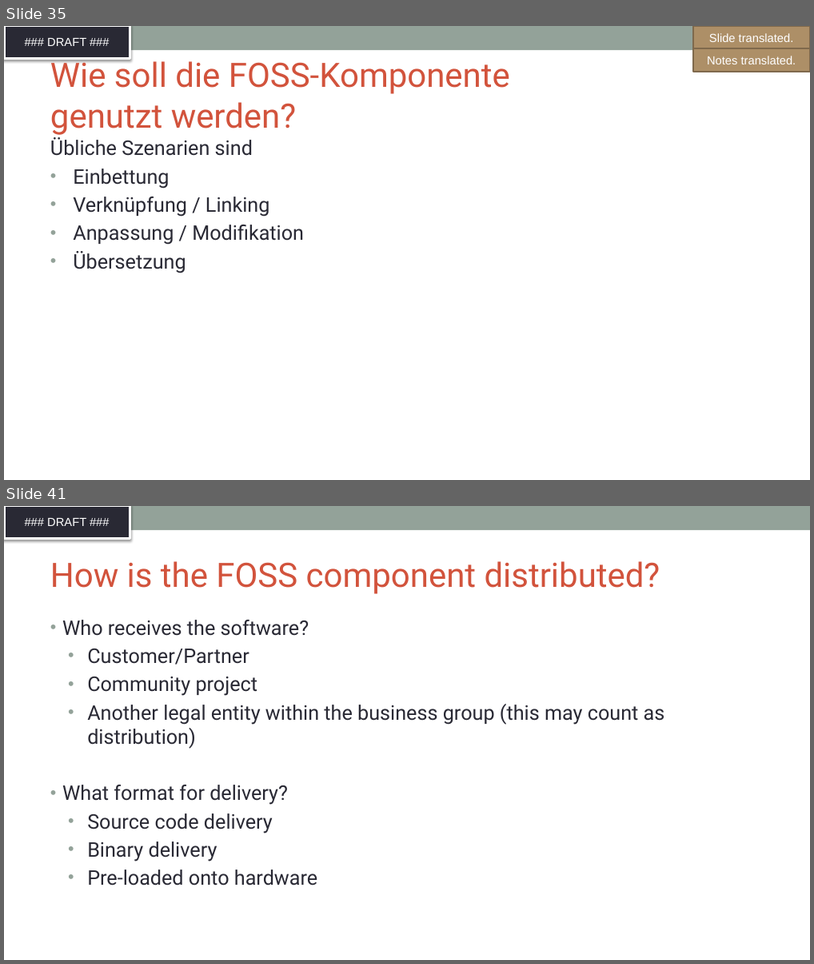
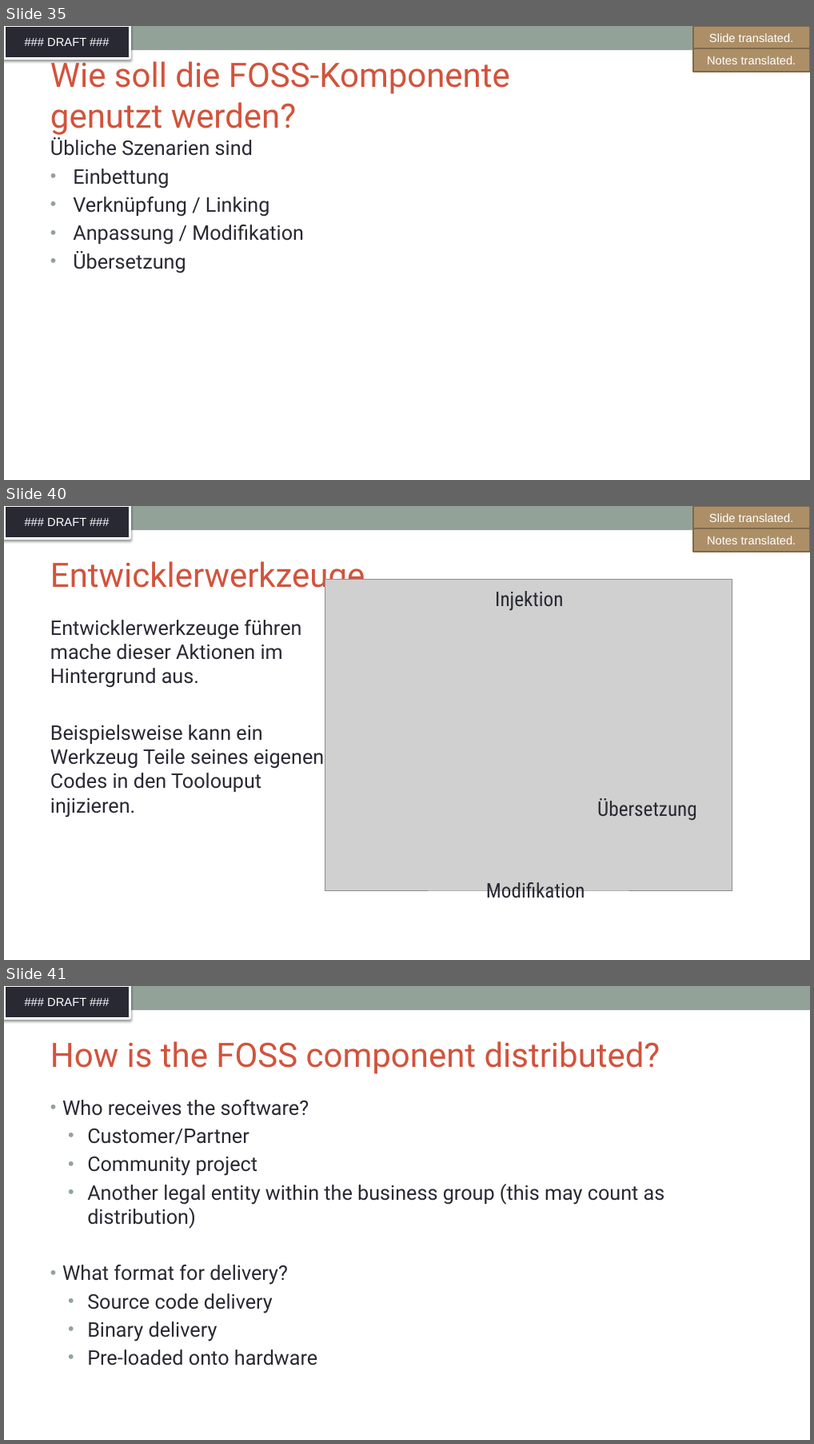
Before and after one commit to SThanheiser/curriculum, a slide deck: translation-DE/slides/DFT_openchain-curriculum-for-1-1_GER.pptx. Shown one above the other, each under a label of ours: slides 35 and 41 before the commit, slides 35, 40 and 41 after it; the slides between them are not shown. The pictures are 814x964 and 814x1444 pixels, drawn with LibreOffice and Linux fonts; fonts in the diff are those of the drawing; grey boxes stand for pictures; background and template pictures are left out. Boxes give left, top, right and bottom in pixels: in the first picture for what was removed or moved away, otherwise in the second. Text is boxed around its words. In the diff, an @@ line names an element or a change of style, - is before the commit and + after.

Commit message:
Translation of slides 32, 36-40

```diff
--- a/translation-DE/slides/DFT_openchain-curriculum-for-1-1_GER.pptx
+++ b/translation-DE/slides/DFT_openchain-curriculum-for-1-1_GER.pptx
@@ slide 40 added at <box>4,506,810,960</box>, background #FFFFFF; not listed: 2 template elements that a slide beside it also shows @@
@@ rectangle added at <box>694,506,810,529</box>, fill #AD8F67, outline #806A4C 2 pt, 14 pt, text #FFFFFF @@
+Slide translated.
@@ rectangle added at <box>694,528,810,552</box>, fill #AD8F67, outline #806A4C 2 pt, 14 pt, text #FFFFFF @@
+Notes translated.
@@ title added at <box>50,561,365,596</box>, 40 pt, text #D2533C @@
+Entwicklerwerkzeuge
@@ picture added at <box>325,579,732,890</box> @@
@@ text added at <box>495,591,563,611</box>, 24 pt, text #292934 @@
+Injektion
@@ text added at <box>50,620,324,817</box>, 24 pt, text #292934 @@
+Entwicklerwerkzeuge führen mache dieser Aktionen im Hintergrund aus.
+Beispielsweise kann ein Werkzeug Teile seines eigenen Codes in den Toolouput injizieren.
@@ text added at <box>598,798,698,820</box>, 24 pt, text #292934 @@
+Übersetzung
@@ text added at <box>486,882,586,903</box>, 24 pt, text #292934 @@
+Modifikation
```
Also in this commit, not shown: 1 slide changed, 4 other slides added, 5 slides removed.
